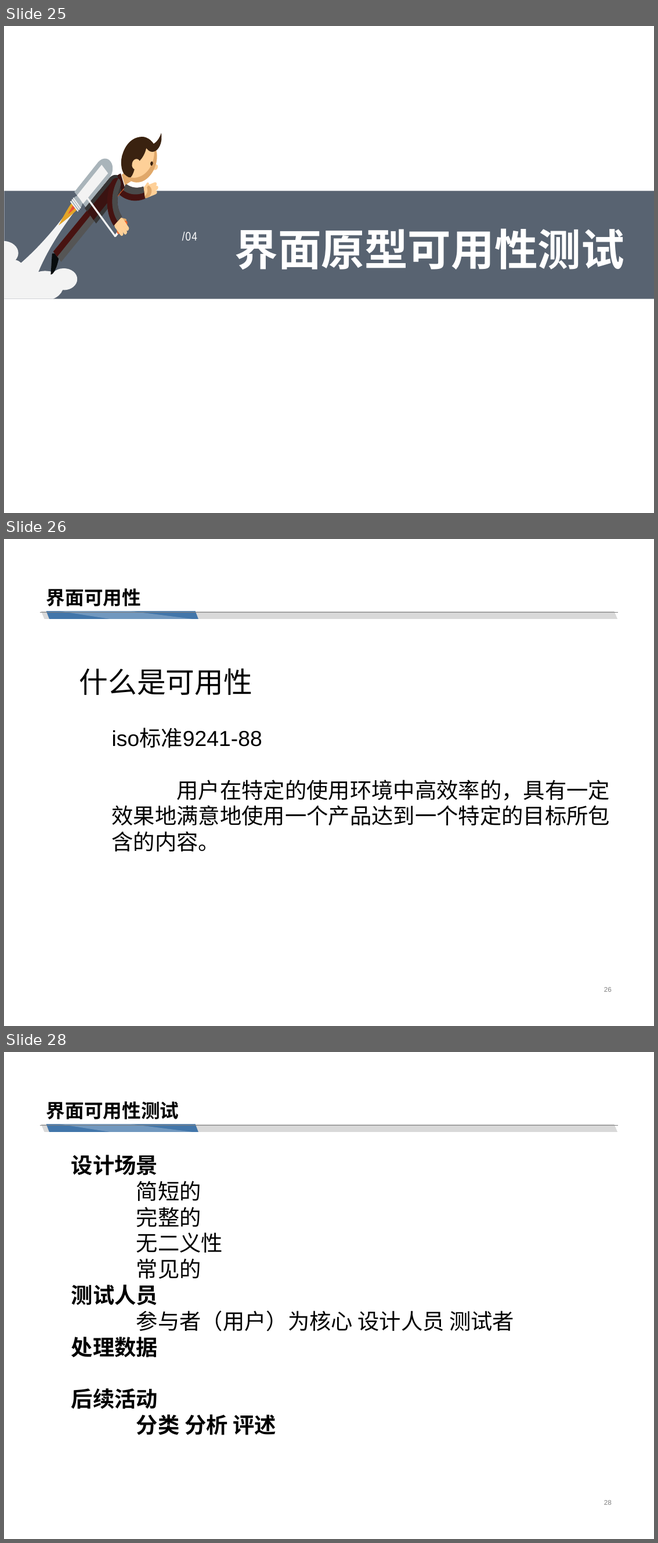
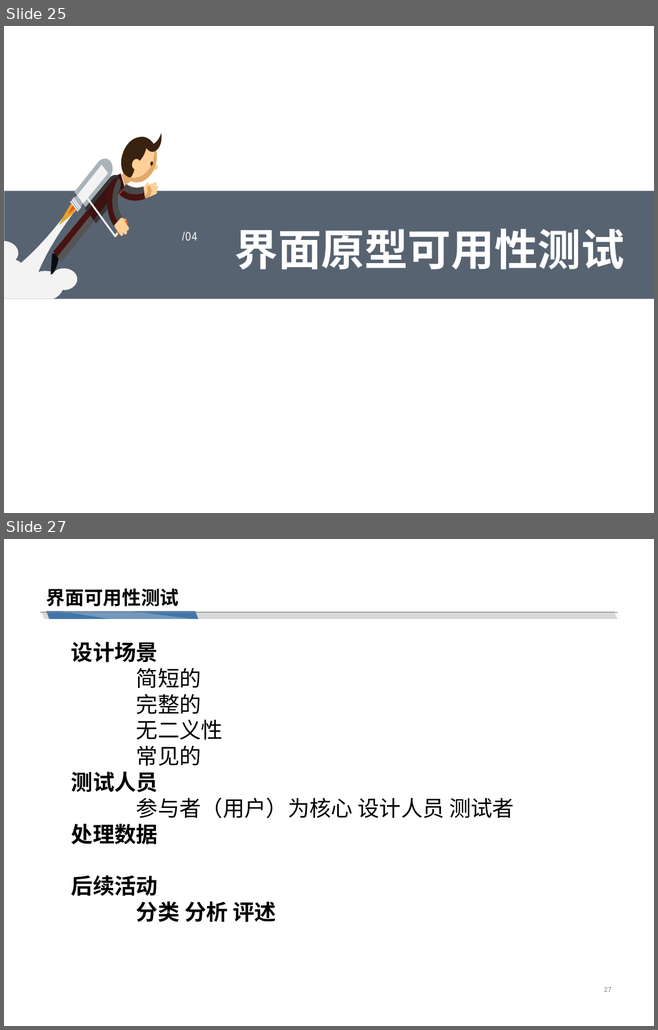
Before and after one commit to cchello/PRD2018-G01, a slide deck: PRD-2018-G01 翻转ppt界面原型.pptx. Shown one above the other, each under a label of ours: slides 25, 26 and 28 before the commit, slides 25 and 27 after it; the slides between them are not shown. The pictures are 658x1543 and 658x1030 pixels, drawn with LibreOffice and Linux fonts; fonts in the diff are those of the drawing. Boxes give left, top, right and bottom in pixels: in the first picture for what was removed or moved away, otherwise in the second. Text is boxed around its words. In the diff, an @@ line names an element or a change of style, - is before the commit and + after.

```diff
--- a/PRD-2018-G01 翻转ppt界面原型.pptx
+++ b/PRD-2018-G01 翻转ppt界面原型.pptx
@@ slide 26 removed at (4,539,654,1026), background #FFFFFF; not listed: 4 template elements that a slide beside it also shows @@
@@ title removed at (46,588,141,606) @@
-界面可用性
@@ text removed at (79,668,610,852) @@
-什么是可用性
-  iso标准9241-88
-  用户在特定的使用环境中高效率的，具有一定效果地满意地使用一个产品达到一个特定的目标所包含的内容。
@@ page number removed at (604,987,611,992) @@
-26
@@ what was slide 28 is now slide 27 @@
@@ page number at (604,987,611,992): text changed @@
-28
+27
```
Also in this commit, not shown: 4 slides changed.
